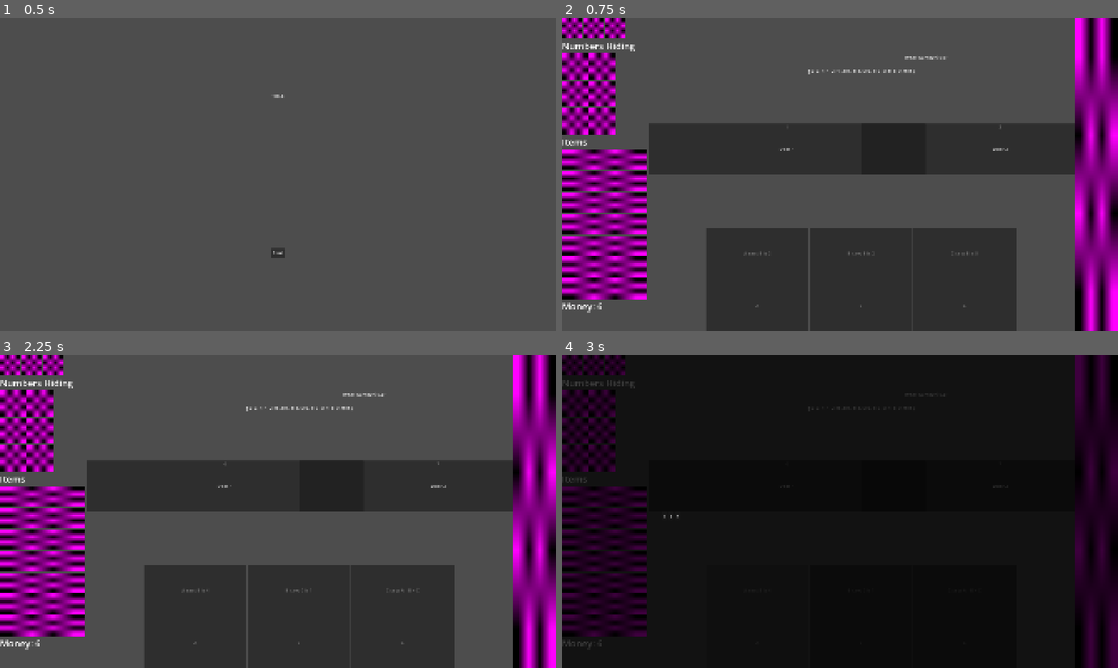
Above: before the commit, frames 1-4 (two rows, left to right).
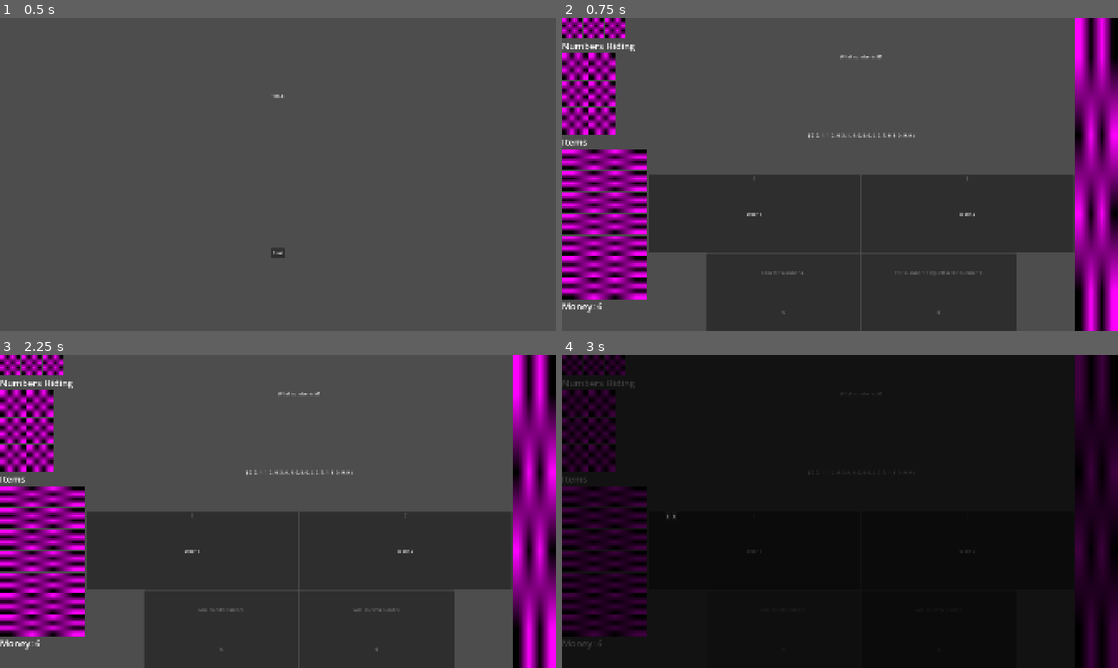
Above: after the commit, the same moments.

Repository: Pappnschlossa/Brackeys-2026.2-Trust-no-one
Game: Godot game, scene res://scenes/global.tscn
The game is run twice, just before and just after one commit, with the same random seed, the same clock (stepped at 60 frames per second) and the same inputs.
Inputs (mouse positions are in pixels of both pictures, inside the frame that each line leads up to):
- Up to frame 1 (0.5 s): no input
- Up to frame 2 (0.75 s): click "Start" at 0.5 s
- Up to frame 3 (2.25 s): click "Door 1" at 1.25 s; click "Door 2" at 2 s
- Up to frame 4 (3 s): click (756, 617) at 2.77 s

Frame 1 is identical in both runs. In frame 2, 28% of the frame differs, in the area x 15-93%, y 11-100%; in frame 3, 28%; in frame 4, less than 0.1%.

Commit message:
Added tutorial levels

Diff:
--- a/g.gd
+++ b/g.gd
@@ -1,10 +1,13 @@
 extends Node
 
 var level : int = 1
-func amount_of_numbers():
-	if level <= 5:
+const tutorial_level_threshold : int = 4
+func amount_of_numbers() -> int:
+	if level < tutorial_level_threshold:
+		return 2
+	if level < 10:
 		return 3
-	elif level <= 10:
+	elif level < 20:
 		return 4
 	else:
 		return 6
@@ -31,6 +34,100 @@
 
 var lives : int = 3
 
+func possible_targets(id : int) -> Array[int]:
+	match amount_of_numbers():
+		2:
+			return [0, 1]
+		3:
+			return [max(0, id-1), id, min(id+1, 2)]
+		4:
+			return [0, 1, 2, 3]
+		6:
+			match id:
+				0:
+					return [0, 0, 0, 1, 3, 4]
+				1:
+					return [0, 1, 2, 3, 4, 5]
+				2:
+					return [1, 2, 2, 2, 4, 5]
+				3:
+					return [0, 1, 3, 3, 3, 4]
+				4:
+					return [0, 1, 2, 3, 4, 5]
+				5:
+					return [1, 2, 4, 5, 5, 5]
+	return [-1]
+
+const DIRECTIONS : Dictionary[int, String] = {
+	0 : "above me",
+	1 : "to my upper right",
+	2 : "to my right",
+	3 : "to my lower right",
+	4 : "below me",
+	5 : "to my lower left",
+	6 : "to my left",
+	7 : "to my upper left"
+}
+
+func direction_of_number(source_id : int, target_id : int) -> String:
+	match amount_of_numbers():
+		2:	match source_id:
+			0:	return DIRECTIONS[2]
+			1:	return DIRECTIONS[6]
+		3:	match source_id:
+			0:	return DIRECTIONS[2]
+			1:	match target_id:
+				0:	return DIRECTIONS[6]
+				2:	return DIRECTIONS[2]
+			2:	return DIRECTIONS[6]
+		4:	match source_id:
+			0:	match target_id:
+				1:	return DIRECTIONS[2]
+				2:	return DIRECTIONS[4]
+				3:	return DIRECTIONS[3]
+			1:	match target_id:
+				0:	return DIRECTIONS[6]
+				2:	return DIRECTIONS[5]
+				3:	return DIRECTIONS[4]
+			2:	match target_id:
+				0:	return DIRECTIONS[0]
+				1:	return DIRECTIONS[1]
+				3:	return DIRECTIONS[2]
+			3:	match target_id:
+				0:	return DIRECTIONS[7]
+				1:	return DIRECTIONS[0]
+				2:	return DIRECTIONS[6]
+		6:	match source_id:
+			0:	match target_id:
+				1:	return DIRECTIONS[2]
+				3:	return DIRECTIONS[4]
+				4:	return DIRECTIONS[3]
+			1:	match target_id:
+				0:	return DIRECTIONS[6]
+				2:	return DIRECTIONS[2]
+				3:	return DIRECTIONS[5]
+				4:	return DIRECTIONS[4]
+				5:	return DIRECTIONS[3]
+			2:	match target_id:
+				1:	return DIRECTIONS[6]
+				4:	return DIRECTIONS[5]
+				5:	return DIRECTIONS[4]
+			3:	match target_id:
+				0:	return DIRECTIONS[0]
+				1:	return DIRECTIONS[1]
+				4:	return DIRECTIONS[2]
+			4:	match target_id:
+				0:	return DIRECTIONS[7]
+				1:	return DIRECTIONS[0]
+				2:	return DIRECTIONS[1]
+				3:	return DIRECTIONS[6]
+				5:	return DIRECTIONS[2]
+			5:	match target_id:
+				1:	return DIRECTIONS[7]
+				2:	return DIRECTIONS[0]
+				4:	return DIRECTIONS[6]
+	return ""
+
 func reinitialize():
 	level = 1
 	lives = 3
--- a/scenes/level_scene.tscn
+++ b/scenes/level_scene.tscn
@@ -45,12 +45,15 @@
 
 [node name="Question" type="Control" parent="HBoxContainer/Middle" unique_id=630265479]
 layout_mode = 2
+size_flags_vertical = 3
 
 [node name="Text" type="RichTextLabel" parent="HBoxContainer/Middle/Question" unique_id=957077355]
-layout_mode = 0
-offset_top = 4.0
-offset_right = 1920.0
-offset_bottom = 270.0
+layout_mode = 1
+anchors_preset = 15
+anchor_right = 1.0
+anchor_bottom = 1.0
+grow_horizontal = 2
+grow_vertical = 2
 size_flags_horizontal = 3
 size_flags_vertical = 3
 text = "Question"
@@ -80,20 +83,23 @@
 size_flags_horizontal = 3
 
 [node name="Text" type="RichTextLabel" parent="HBoxContainer/Middle/DoorsContainer/Door0" unique_id=1318609088]
-layout_mode = 0
-offset_right = 958.0
-offset_bottom = 356.0
-grow_horizontal = 2
-grow_vertical = 0
+layout_mode = 1
+anchors_preset = 15
+anchor_right = 1.0
+anchor_bottom = 1.0
+grow_horizontal = 2
+grow_vertical = 2
 size_flags_vertical = 3
 text = "3"
 horizontal_alignment = 1
 
 [node name="Door0Button" type="Button" parent="HBoxContainer/Middle/DoorsContainer/Door0" unique_id=224626419]
-layout_mode = 0
-offset_right = 958.0
-offset_bottom = 176.0
-grow_horizontal = 2
+layout_mode = 1
+anchors_preset = 15
+anchor_right = 1.0
+anchor_bottom = 1.0
+grow_horizontal = 2
+grow_vertical = 2
 size_flags_vertical = 3
 text = "Door 1"
 
@@ -102,17 +108,23 @@
 size_flags_horizontal = 3
 
 [node name="Text" type="RichTextLabel" parent="HBoxContainer/Middle/DoorsContainer/Door1" unique_id=1183813170]
-layout_mode = 0
-offset_right = 958.0
-offset_bottom = 356.0
+layout_mode = 1
+anchors_preset = 15
+anchor_right = 1.0
+anchor_bottom = 1.0
+grow_horizontal = 2
+grow_vertical = 2
 size_flags_vertical = 3
 text = "1"
 horizontal_alignment = 1
 
 [node name="Door1Button" type="Button" parent="HBoxContainer/Middle/DoorsContainer/Door1" unique_id=488018540]
-layout_mode = 0
-offset_right = 958.0
-offset_bottom = 176.0
+layout_mode = 1
+anchors_preset = 15
+anchor_right = 1.0
+anchor_bottom = 1.0
+grow_horizontal = 2
+grow_vertical = 2
 size_flags_vertical = 3
 text = "Door 2"
 
--- a/scripts/level_scene.gd
+++ b/scripts/level_scene.gd
@@ -16,7 +16,8 @@
 @export var door1 : Control
 @export var numbers_container : GridContainer
 
-const TRUE_NUMBERS = [0, 2, 3, 4, 5, 6, 7, 8, 9]
+const TRUE_NUMBERS : Array[int] = [0, 2, 3, 4, 5, 6, 7, 8, 9]
+const TRUE_ODD_NUMBERS : Array[int] = [3, 5, 7, 9]
 const ID_TO_LETTER : Dictionary[int, String] = {
 	0 : "A",
 	1 : "B",
@@ -33,18 +34,18 @@
 }
 
 const FORMAT_PARITY : Dictionary[int, String] = {
-	-2 : "even",
-	-1 : "odd",
-	0 : "0",
-	1 : "1",
-	2 : "2",
-	3 : "3",
-	4 : "4",
-	5 : "5",
-	6 : "6",
-	7 : "7",
-	8 : "8",
-	9 : "9"
+	-2 : "an even number",
+	-1 : "an odd number",
+	0 : "the number 0",
+	1 : "the number 1",
+	2 : "the number 2",
+	3 : "the number 3",
+	4 : "the number 4",
+	5 : "the number 5",
+	6 : "the number 6",
+	7 : "the number 7",
+	8 : "the number 8",
+	9 : "the number 9"
 }
 
 var TRUE_DOOR_ID : int
@@ -60,8 +61,12 @@
 var number_guesses : Array[int]
 
 func _ready() -> void:
-	initialize_level_variables()
-	generate_text()
+	if g.level < g.tutorial_level_threshold:
+		initialize_level_variables(true)
+		generate_tutorial_text()
+	else:
+		initialize_level_variables(false)
+		generate_text()
 	update_nodes()
 	numbers_container.add_numpad.connect(_on_add_numpad)
 
@@ -74,7 +79,41 @@
 	# Update the visuals to see which is selected
 	number_guesses[active_numpad] = n # STOPPED HERE FOR TODAY
 
-func initialize_level_variables() -> void:
+func generate_tutorial_text() -> void:
+	var numbers_in_use : Array[int] = g.get_array_of_numbers_in_use_without_multiplicity()
+	numbers_in_use.erase(1)
+	var other_number : int = numbers_in_use[0]
+	var id = 0
+	for N in numbers:
+		N.clue.is_equation = false
+		match g.level:
+			1:
+				if N.val == 1:
+					N.clue.target = id
+					if other_number == 0:
+						N.clue.value = [2, 3, 4, 5, 6, 7, 8, 9].pick_random() # To avoid saying the truth about being 1
+					else:
+						N.clue.value = (other_number+1) % 10
+				else:
+					N.clue.target = abs(id-1)
+					N.clue.value = 1
+			2:
+				if N.val == 1:
+					N.clue.target = id
+					N.clue.value = -2
+				else:
+					N.clue.target = id
+					N.clue.value = -1
+			3:
+				if N.val == 1:
+					N.clue.target = abs(id-1)
+					N.clue.value = 1
+				else:
+					N.clue.target = abs(id-1)
+					N.clue.value = 1
+		id += 1
+
+func initialize_level_variables(odd : bool = false) -> void:
 	TRUE_DOOR_ID = randi_range(0, 1)
 	FALSE_DOOR_ID = abs(TRUE_DOOR_ID - 1)
 	AMOUNT = g.amount_of_numbers()
@@ -87,11 +126,14 @@
 		N.clue = Clue.new()
 		numbers.append(N)
 		possible_ids.append(i)
-	var id_of_minus_1 : int = randi_range(0, MAX_ID)
-	numbers[id_of_minus_1].val = 1
-	possible_ids.erase(id_of_minus_1)
+	var id_of_1 : int = randi_range(0, MAX_ID)
+	numbers[id_of_1].val = 1
+	possible_ids.erase(id_of_1)
 	for id in possible_ids:
-		numbers[id].val = TRUE_NUMBERS.pick_random()
+		if odd:
+			numbers[id].val = TRUE_ODD_NUMBERS.pick_random()
+		else:
+			numbers[id].val = TRUE_NUMBERS.pick_random()
 	for n in g.number_occurences:
 		g.number_occurences[n] = 0
 	for N in numbers:
@@ -116,12 +158,12 @@
 	var id = 0
 	for N in numbers:
 		var possible_types : Array[bool] = [true, false]
-		if can_be_equation(id) or N.val == 1:
+		if can_be_equation(id) or (N.val == 1 and AMOUNT >= 3):
 			N.clue.is_equation = possible_types.pick_random()
 		else:
 			N.clue.is_equation = false
 		if !N.clue.is_equation:
-			var possible_targets : Array[int] = [max(0, id-1), id, min(id+1, MAX_ID)]
+			var possible_targets : Array[int] = g.possible_targets(id)
 			N.clue.target = possible_targets.pick_random()
 			if randf() < 0.2: # chances to show parity:
 				if numbers[N.clue.target].val % 2 == 0: # Even
@@ -136,9 +178,14 @@
 					-2: N.clue.value = -1
 					-1: N.clue.value = -2
 					_:
-						N.clue.value = randi_range(0, 9)
-						if N.clue.value >= old_value:
-							N.clue.value = (N.clue.value + 1) % 10
+						if g.level < 30:
+							N.clue.value = randi_range(0, 9)
+							if N.clue.value >= old_value:
+								N.clue.value = (N.clue.value + 1) % 10
+						else: # Only use numbers that are in present
+							var possible_numbers : Array[int] = g.get_array_of_numbers_in_use_without_multiplicity()
+							possible_numbers.erase(old_value)
+							N.clue.value = possible_numbers.pick_random()
 		else: # N.clue.is_equation:
 			if N.val != 1:
 				var possible_equations : Array[Array] = find_equations(id)
@@ -168,10 +215,15 @@
 		if i <= MAX_ID:
 			#number_nodes[i].get_node("VBoxContainer/Text").text = str(numbers[i].val)
 			var N = numbers[i]
+			var text_line : String
 			if !N.clue.is_equation:
-				number_nodes[i].get_node("VBoxContainer/Text").text = "%s says %s is %s" % [ID_TO_LETTER[i], ID_TO_LETTER[N.clue.target], FORMAT_PARITY[N.clue.value]]
+				if N.clue.target == i: # Target is self
+					text_line = "I am %s." % FORMAT_PARITY[N.clue.value]
+				else:
+					text_line = "The number %s is %s." % [g.direction_of_number(i, N.clue.target), FORMAT_PARITY[N.clue.value]]
 			else:
-				number_nodes[i].get_node("VBoxContainer/Text").text = "%s says %s %s %s = %s" % [ID_TO_LETTER[i], ID_TO_LETTER[N.clue.equation_targets[0]], OPERATOR_TO_SIGN[N.clue.operator], ID_TO_LETTER[N.clue.equation_targets[1]], ID_TO_LETTER[i]]
+				text_line = "I'm equal to %s %s %s." % [ID_TO_LETTER[N.clue.equation_targets[0]], OPERATOR_TO_SIGN[N.clue.operator], ID_TO_LETTER[N.clue.equation_targets[1]]]
+			number_nodes[i].get_node("VBoxContainer/Text").text = text_line
 			number_nodes[i].visible = true
 		else:
 			number_nodes[i].visible = false
--- a/scripts/numbers_container.gd
+++ b/scripts/numbers_container.gd
@@ -2,15 +2,13 @@
 
 signal add_numpad
 
-# Called when the node enters the scene tree for the first time.
+
 func _ready() -> void:
-	pass # Replace with function body.
-
-
-# Called every frame. 'delta' is the elapsed time since the previous frame.
-func _process(delta: float) -> void:
-	pass
-
+	var amount_of_numbers : int = g.amount_of_numbers()
+	if amount_of_numbers == 3 or amount_of_numbers == 6:
+		columns = 3
+	else: # amount_of_numbers == 2 or amount_of_numbers == 4
+		columns = 2
 
 func _on_button_pressed(numpad_id: int) -> void:
 	add_numpad.emit(numpad_id)
